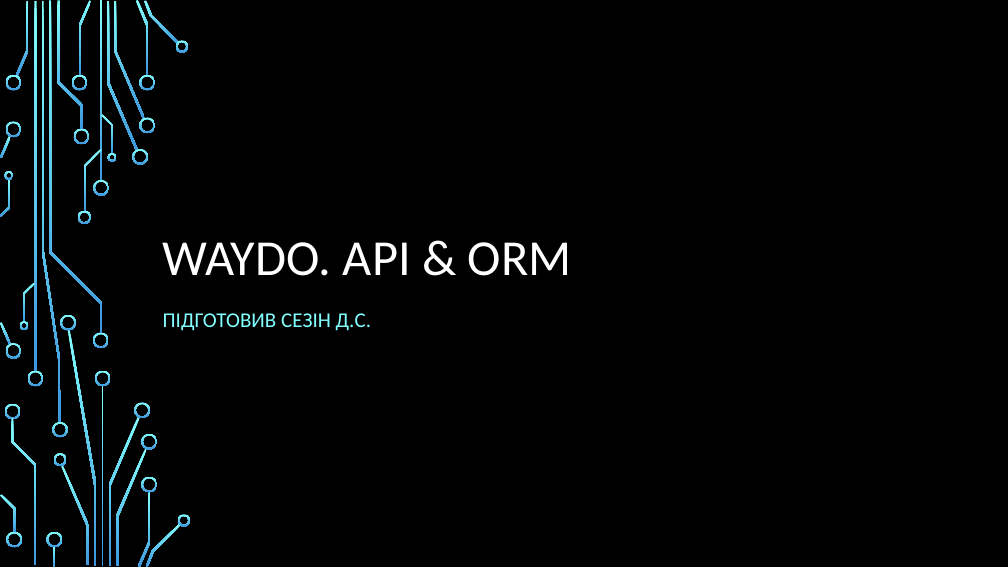
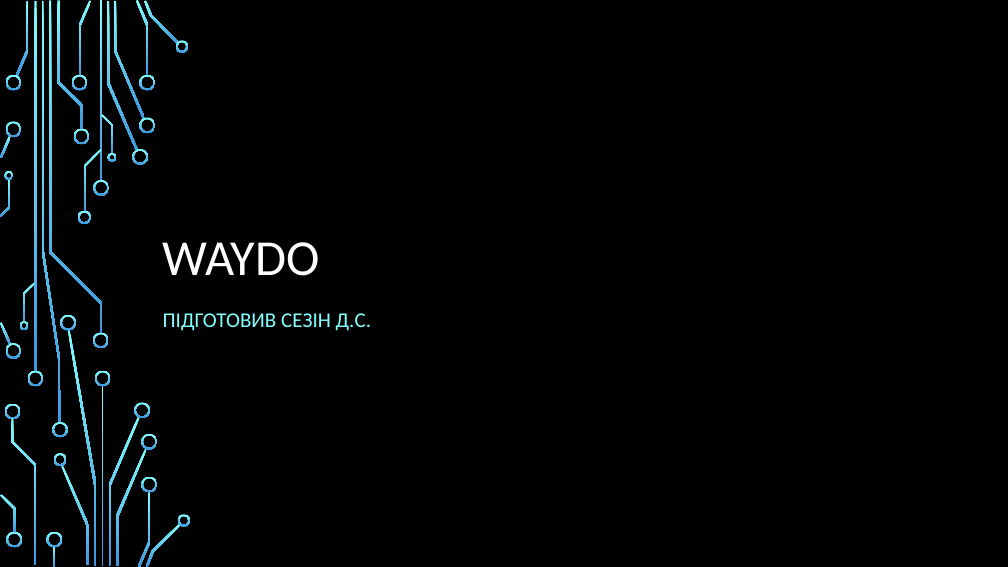
Before and after one commit to pptp78ec/TilePlanner, a slide deck: slide 1 of WayDo_backend_ukr.pptx. Drawn at 1008x567 pixels with LibreOffice and Linux fonts; fonts in the diff are those of the drawing; background and template pictures are left out. Boxes give left, top, right and bottom in pixels: in the first picture for what was removed or moved away, otherwise in the second. Text is boxed around its words. In the diff, an @@ line names an element or a change of style, - is before the commit and + after.

```diff
--- a/WayDo_backend_ukr.pptx
+++ b/WayDo_backend_ukr.pptx
@@ title at [163,242,320,276]: text changed @@
-WAYDO. API & ORM
+WAYDO
```
Also in this commit, not shown: 2 other slides changed, 4 slides added, 4 slides removed.
